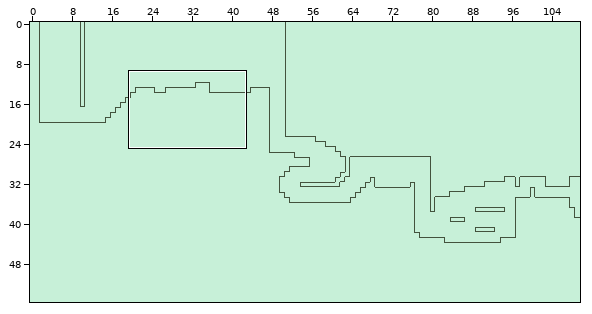
One commit to this Tiled map: maps/map_level_1.tmx. The first picture is a wide view before the edit; the outline marks the close-up.
Close-up. First the earlier version:
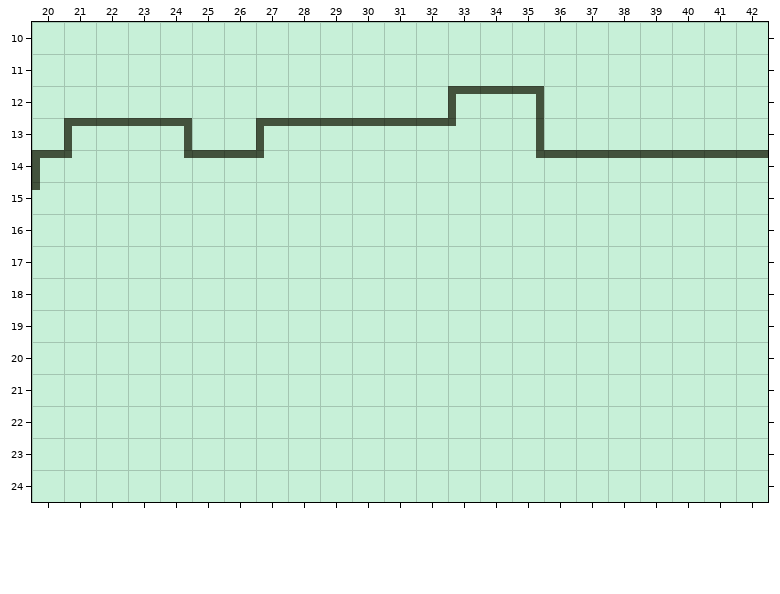
Cells are 8x8 px. Shown: x 20..42, y 10..24.
And afterwards:
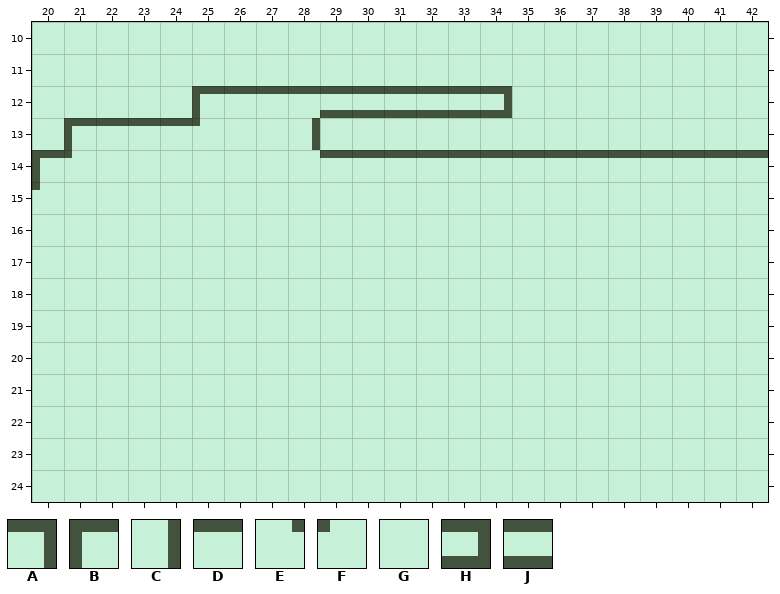
Key: from "sprite_sheet": A 32, B 32 turned 270, C 40, D 41, E 50, F 50 turned 270, G 51; from "sprite_sheet_2": H 34 turned 180, J 52.
_ is an empty cell.
What changed:
Layer "Layer 1":
y 12: x 25..35 GGGGGGGGBDA -> BDDDJJJJJHG
y 13: x 24..25 AG -> DF; x 27..33 BDDDDDF -> GCGGGGG; x 35 C -> G
y 14: x 24..27 EDDF -> GGGG; x 29..35 GGGGGGE -> DDDDDDD
